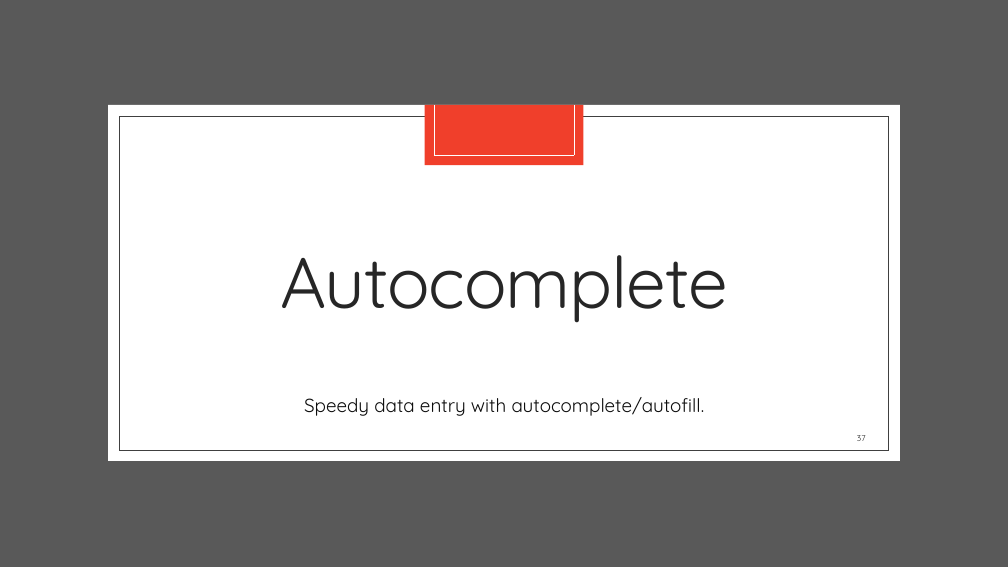
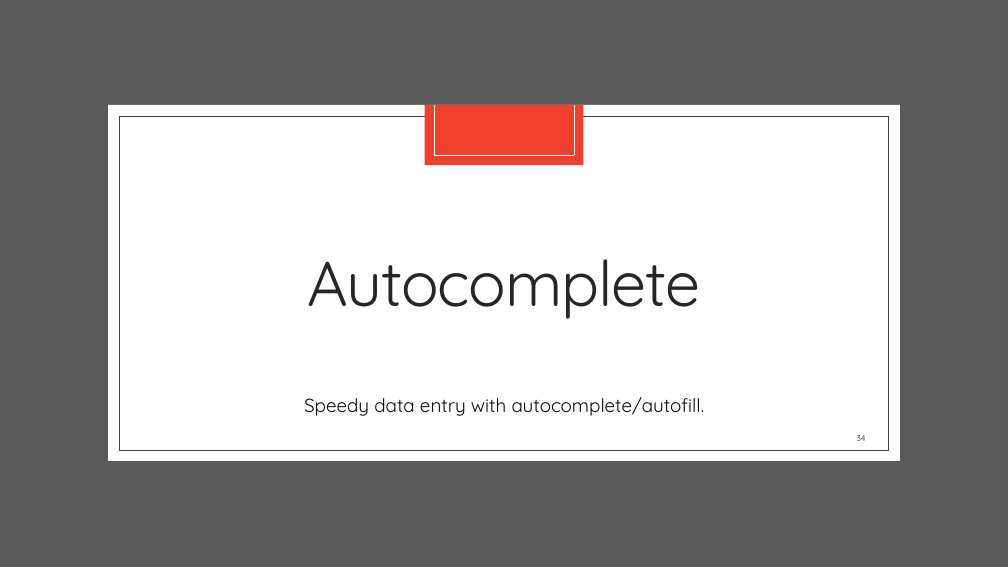
Before and after one commit to zackstotts/base-node-curriculum, a slide deck: slide 34 of unit_00/html_review/02 HTML Forms.pptx (slide 37 before the commit). Drawn at 1008x567 pixels with LibreOffice and Linux fonts; fonts in the diff are those of the drawing. Boxes give left, top, right and bottom in pixels: in the first picture for what was removed or moved away, otherwise in the second. Text is boxed around its words. In the diff, an @@ line names an element or a change of style, - is before the commit and + after.

```diff
--- a/unit_00/html_review/02 HTML Forms.pptx
+++ b/unit_00/html_review/02 HTML Forms.pptx
@@ title "Autocomplete" at (307,259,700,319): size 68 to 60 pt @@
@@ page number at (857,435,866,441): text changed @@
-37
+34
```
Also in this commit, not shown: 3 other slides changed, 9 slides added, 8 slides removed, 3 other files.
